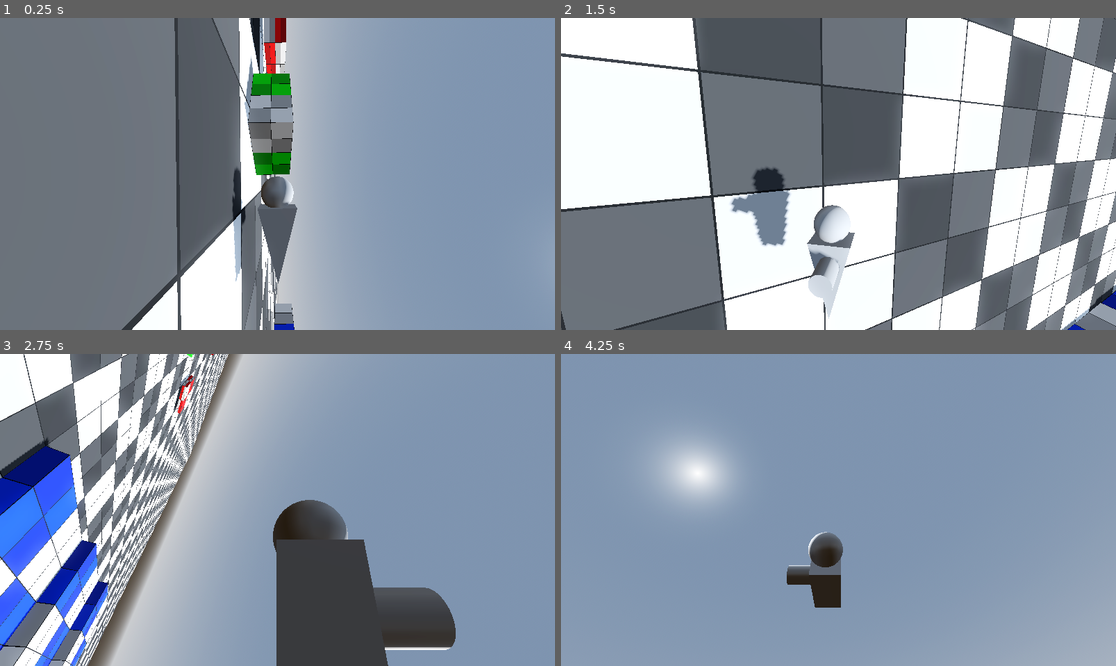
Above: before the commit, frames 1-4 (two rows, left to right).
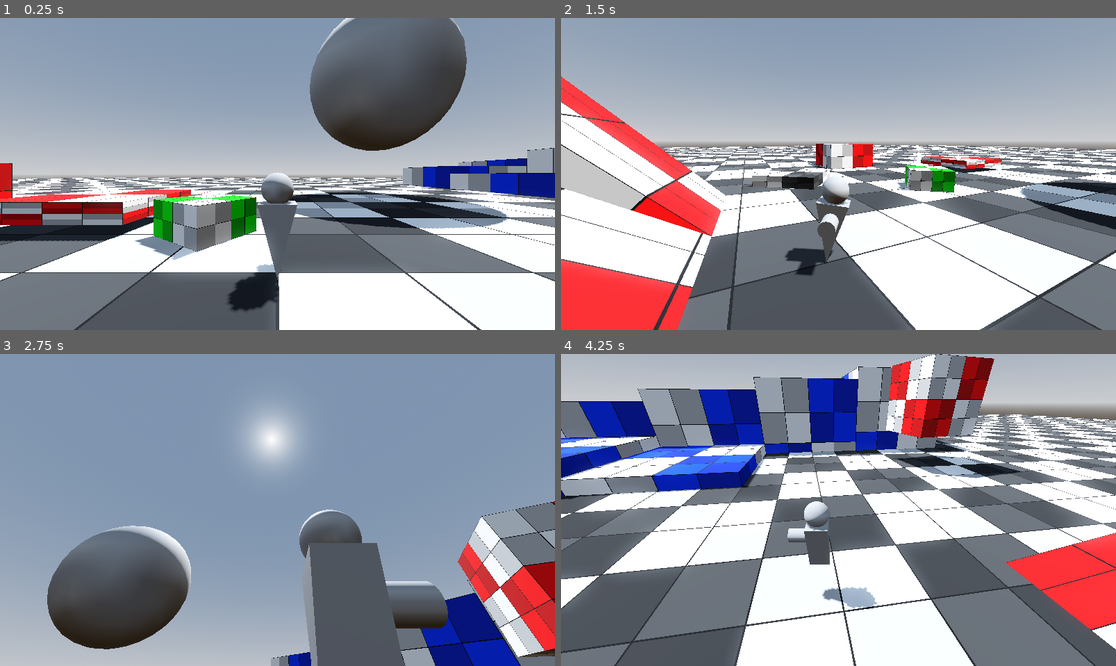
Above: after the commit, the same moments.

Repository: SyntronicZero/floatingblockgame
Game: Godot game, scene res://Levels/TESTING/test_level.tscn
The game is run twice, just before and just after one commit, with the same random seed, the same clock (stepped at 60 frames per second) and the same inputs.
Inputs (mouse positions are in pixels of both pictures, inside the frame that each line leads up to):
- Up to frame 1 (0.25 s): no input
- Up to frame 2 (1.5 s): tap Enter at 0.5 s; move the mouse to (960, 158) at 0.52 s; hold D (Right) 0.53-1.28 s; tap Space (Jump) at 0.6, 0.77, 1.07 s; click (960, 158) at 0.67 s; move the mouse to (727, 189) at 1.27 s; hold S (Backward) from 1.28 s (still down); tap T at 1.35 s
- Up to frame 3 (2.75 s): tap Space (Jump) at 1.52, 1.55, 1.82, 2.3 s; move the mouse to (333, 441) at 2.02 s; release S (Backward) at 2.03 s; hold D (Right) from 2.03 s (still down); tap Y at 2.1 s
- Up to frame 4 (4.25 s): move the mouse to (810, 572) at 2.77 s; release D (Right) at 2.78 s; hold W (Forward) 2.78-3.53 s; tap Z at 2.85 s; click (810, 572) at 2.92 s; tap Space (Jump) at 3.02, 3.05, 3.32, 3.77, 3.8, 4.07 s; move the mouse to (1005, 556) at 3.52 s; hold A (Left) from 3.53 s (still down); tap G at 3.6 s

The runs differ from the first frame. In frame 1, 85% of the frame differs, in the area x 0-100%, y 0-100%; in frame 2, 85%; in frame 3, 61%; in frame 4, 96%.

Commit message:
Smoothed out camera rotation. Hard time fixing slope bouncing

Diff:
--- /dev/null
+++ b/Global Scripts/gravity_functions.gd
@@ -0,0 +1,13 @@
+extends Node
+
+
+func get_local_velocity_abs(c_velocity: Vector3, c_basis: Basis) -> Vector3:
+	var current_velocity: Vector3 = Vector3((c_velocity * c_basis.x).length(), (c_velocity * c_basis.y).length(), (c_velocity * c_basis.z).length())
+	return current_velocity
+
+func get_local_velocity_direction(p_local, c_local) -> Vector3:
+	var current_velocity: Vector3
+	current_velocity.x = c_local.x * sign(c_local.x - p_local.x)
+	current_velocity.y = c_local.y * -sign(c_local.y - p_local.y)
+	current_velocity.z = c_local.z * sign(c_local.z - p_local.z)
+	return current_velocity
--- /dev/null
+++ b/Levels/TESTING/RotateObject.gd
@@ -0,0 +1,8 @@
+extends AnimatableBody3D
+
+@export var rotation_speed: float
+@export var rotation_direction: Vector3
+# Called when the node enters the scene tree for the first time.
+
+func _physics_process(delta: float) -> void:
+	quaternion = Quaternion(rotation_direction.normalized(), rotation_speed) * quaternion
--- a/Levels/TESTING/test_level.tscn
+++ b/Levels/TESTING/test_level.tscn
@@ -1,5 +1,6 @@
-[gd_scene load_steps=22 format=3 uid="uid://bjt2jifiiroa0"]
-
+[gd_scene load_steps=24 format=3 uid="uid://bjt2jifiiroa0"]
+
+[ext_resource type="Script" uid="uid://67rs2gmqsw5b" path="res://Levels/TESTING/RotateObject.gd" id="1_ibrtv"]
 [ext_resource type="Texture2D" uid="uid://cfcejan8w2hdt" path="res://textures/PLACEHOLDER/checker_red.png" id="1_jymn0"]
 [ext_resource type="Script" uid="uid://cr22g21adsylq" path="res://Levels/TESTING/TEST_PLAY_ANIMATION.gd" id="2_3vr6k"]
 [ext_resource type="Texture2D" uid="uid://d3fn26fc6t6n7" path="res://textures/PLACEHOLDER/checker_blue.png" id="2_qm4sc"]
@@ -20,6 +21,13 @@
 sky = SubResource("Sky_x25rp")
 tonemap_mode = 2
 glow_enabled = true
+
+[sub_resource type="BoxShape3D" id="BoxShape3D_3vr6k"]
+size = Vector3(5, 5, 5)
+
+[sub_resource type="StandardMaterial3D" id="StandardMaterial3D_x25rp"]
+albedo_texture = ExtResource("1_jymn0")
+texture_filter = 0
 
 [sub_resource type="StandardMaterial3D" id="StandardMaterial3D_qm4sc"]
 albedo_texture = ExtResource("1_jymn0")
@@ -71,10 +79,6 @@
 uv1_scale = Vector3(20, 20, 20)
 texture_filter = 0
 
-[sub_resource type="StandardMaterial3D" id="StandardMaterial3D_x25rp"]
-albedo_texture = ExtResource("1_jymn0")
-texture_filter = 0
-
 [sub_resource type="StandardMaterial3D" id="StandardMaterial3D_gmgay"]
 albedo_texture = ExtResource("4_ibrtv")
 texture_filter = 0
@@ -93,6 +97,25 @@
 shadow_enabled = true
 
 [node name="Environment" type="Node3D" parent="."]
+
+[node name="RotatingCube" type="Node3D" parent="Environment"]
+transform = Transform3D(1, 0, 0, 0, 1, 0, 0, 0, 1, 26.5639, 5.10296, 12.3255)
+
+[node name="AnimatableBody3D" type="AnimatableBody3D" parent="Environment/RotatingCube"]
+script = ExtResource("1_ibrtv")
+rotation_speed = 0.1
+rotation_direction = Vector3(0, 1, 0)
+
+[node name="CollisionShape3D" type="CollisionShape3D" parent="Environment/RotatingCube/AnimatableBody3D"]
+shape = SubResource("BoxShape3D_3vr6k")
+
+[node name="Node3D" type="Node3D" parent="Environment/RotatingCube/AnimatableBody3D"]
+
+[node name="CSGBox3D2" type="CSGBox3D" parent="Environment/RotatingCube/AnimatableBody3D/Node3D"]
+size = Vector3(5, 5, 5)
+material = SubResource("StandardMaterial3D_x25rp")
+script = ExtResource("3_ibrtv")
+follow_target = NodePath("..")
 
 [node name="MovingCube" type="Node3D" parent="Environment"]
 transform = Transform3D(1, 0, 0, 0, 1, 0, 0, 0, 1, -7.31057, 0.694475, -3.76875)
@@ -181,6 +204,30 @@
 use_collision = true
 material = SubResource("StandardMaterial3D_x25rp")
 
+[node name="CSGBox3D5" type="CSGBox3D" parent="Environment"]
+transform = Transform3D(4.79316, 0, 0, 0, 3.34726, 3.43078, 0, -3.43078, 3.34726, -2.47681, -0.331843, 11.2122)
+use_collision = true
+size = Vector3(1, 1, 2.45306)
+material = SubResource("StandardMaterial3D_x25rp")
+
+[node name="CSGBox3D6" type="CSGBox3D" parent="Environment"]
+transform = Transform3D(4.77223, 0, 0, 0, 4.04448, 2.53307, 0, -2.53307, 4.04448, 2.20745, -0.331843, 12.1562)
+use_collision = true
+size = Vector3(1, 1, 2.45306)
+material = SubResource("StandardMaterial3D_x25rp")
+
+[node name="CSGBox3D7" type="CSGBox3D" parent="Environment"]
+transform = Transform3D(4.79316, 0, 0, 0, 4.485, 1.69091, 0, -1.69091, 4.485, 6.34662, -0.331843, 14.1722)
+use_collision = true
+size = Vector3(1, 1, 2.45306)
+material = SubResource("StandardMaterial3D_x25rp")
+
+[node name="CSGBox3D8" type="CSGBox3D" parent="Environment"]
+transform = Transform3D(4.79316, 0, 0, 0, 4.70732, 0.903041, 0, -0.903041, 4.70732, 11.0646, -1.32584, 14.1722)
+use_collision = true
+size = Vector3(1, 1, 2.45306)
+material = SubResource("StandardMaterial3D_x25rp")
+
 [node name="CSGBox3D3" type="CSGBox3D" parent="Environment"]
 transform = Transform3D(1.85567, 0, -1.3025, 0, 2.26716, 0, 1.3025, 0, 1.85567, -2.28682, 0, -2.65512)
 use_collision = true
@@ -191,5 +238,12 @@
 use_collision = true
 material = SubResource("StandardMaterial3D_w7r7j")
 
+[node name="CSGSphere3D" type="CSGSphere3D" parent="Environment"]
+transform = Transform3D(1, 0, 0, 0, 1, 0, 0, 0, 1, 9.44412, 10.4818, -15.3953)
+use_collision = true
+radius = 6.3
+radial_segments = 36
+rings = 18
+
 [node name="Player" parent="." instance=ExtResource("5_t346a")]
 transform = Transform3D(1, 0, 0, 0, 1, 0, 0, 0, 1, 0, 0.754194, 0)
--- a/Player/3rd_person_cam.gd
+++ b/Player/3rd_person_cam.gd
@@ -1,18 +1,21 @@
 extends Node3D
 
 @onready var free_cam_node: Node3D = $"."
-@onready var camera_rotation_x_node: Node3D = $CameraRotationY/CameraRotationX
+@onready var camera_rotation_x_node: Node3D = $SmoothY/CameraRotationYCopy/CameraRotationX
 @onready var camera_rotation_y_node: Node3D = $CameraRotationY
-@onready var camera_location_z_node: Node3D = $CameraRotationY/CameraRotationX/CameraLocationZ
+@onready var camera_location_z_node: Node3D = $SmoothY/CameraRotationYCopy/CameraRotationX/CameraLocationZ
 @onready var camera_3d: Camera3D = $SmoothCamera/Camera3D
-@onready var cam_wall_detection: RayCast3D = $CameraRotationY/CameraRotationX/WallDetection
-@onready var look_detection_node: RayCast3D = $CameraRotationY/CameraRotationX/LookDetection
+@onready var cam_wall_detection: RayCast3D = $SmoothY/CameraRotationYCopy/CameraRotationX/WallDetection
+@onready var look_detection_node: RayCast3D = $SmoothY/CameraRotationYCopy/CameraRotationX/LookDetection
+@onready var smooth_y_node: Node3D = $SmoothY
+@onready var camera_rotation_y_copy_node: Node3D = $SmoothY/CameraRotationYCopy
 
 
 var cam_basis: Basis
 var cam_global_basis: Basis
 
 var input_dir: Vector2
+@export var smooth_rotation: bool
 @export var cam_lerp_node: Marker3D
 @export var MOUSE_SENSITIVITY: float = .003
 @export var CONTROLLER_SENSITIVITY: float = 0.05
@@ -34,6 +37,8 @@
 func _ready() -> void:
 	if cam_lerp_node != null:
 		self.top_level = true
+	if smooth_rotation == true:
+		smooth_y_node.top_level = true
 
 func _physics_process(delta: float) -> void:
 	if cam_lerp_node != null:
@@ -44,6 +49,8 @@
 	_camera_movement(camera_rotation, input_dir)
 	cam_basis = camera_rotation_y_node.basis
 	cam_global_basis = camera_rotation_y_node.global_basis
+	smooth_camera_rot(smooth_rotation)
+	camera_rotation_y_copy_node.basis = camera_rotation_y_node.basis
 
 func _input(event: InputEvent) -> void:
 	input_dir = Input.get_vector("Cont Look Left", "Cont Look Right", "Cont Look Up", "Cont Look Down")
@@ -69,3 +76,8 @@
 	else:
 		hit_length = zoom
 	camera_location_z_node.position.z = min(lerp(camera_location_z_node.position.z, zoom, .1), hit_length)
+
+func smooth_camera_rot(boolean: bool) -> void:
+	if smooth_rotation:
+		smooth_y_node.global_position = free_cam_node.global_position
+		smooth_y_node.global_basis = lerp(smooth_y_node.global_basis, free_cam_node.global_basis, .1)
--- a/Player/3rd_person_cam.tscn
+++ b/Player/3rd_person_cam.tscn
@@ -5,27 +5,32 @@
 
 [node name="3rdPersonCam" type="Node3D"]
 script = ExtResource("1_upup2")
+smooth_rotation = true
 
 [node name="CameraRotationY" type="Node3D" parent="."]
 
-[node name="CameraRotationX" type="Node3D" parent="CameraRotationY"]
+[node name="SmoothCamera" type="Node3D" parent="."]
+transform = Transform3D(1, 0, 0, 0, 1, 0, 0, 0, 1, 0, 0, 0.5)
+script = ExtResource("2_3w2ck")
+follow_target = NodePath("../SmoothY/CameraRotationYCopy/CameraRotationX/CameraLocationZ")
 
-[node name="CameraLocationZ" type="Marker3D" parent="CameraRotationY/CameraRotationX"]
+[node name="Camera3D" type="Camera3D" parent="SmoothCamera"]
+
+[node name="SmoothY" type="Node3D" parent="."]
+
+[node name="CameraRotationYCopy" type="Node3D" parent="SmoothY"]
+
+[node name="CameraRotationX" type="Node3D" parent="SmoothY/CameraRotationYCopy"]
+
+[node name="CameraLocationZ" type="Marker3D" parent="SmoothY/CameraRotationYCopy/CameraRotationX"]
 transform = Transform3D(1, 0, 0, 0, 1, 0, 0, 0, 1, 0, 0, 0.5)
 
-[node name="WallDetection" type="RayCast3D" parent="CameraRotationY/CameraRotationX"]
+[node name="WallDetection" type="RayCast3D" parent="SmoothY/CameraRotationYCopy/CameraRotationX"]
 exclude_parent = false
 target_position = Vector3(0, 0, 0)
 hit_back_faces = false
 
-[node name="LookDetection" type="RayCast3D" parent="CameraRotationY/CameraRotationX"]
+[node name="LookDetection" type="RayCast3D" parent="SmoothY/CameraRotationYCopy/CameraRotationX"]
 exclude_parent = false
 target_position = Vector3(0, 0, -20)
 hit_back_faces = false
-
-[node name="SmoothCamera" type="Node3D" parent="."]
-transform = Transform3D(1, 0, 0, 0, 1, 0, 0, 0, 1, 0, 0, 0.5)
-script = ExtResource("2_3w2ck")
-follow_target = NodePath("../CameraRotationY/CameraRotationX/CameraLocationZ")
-
-[node name="Camera3D" type="Camera3D" parent="SmoothCamera"]
--- a/Player/player.gd
+++ b/Player/player.gd
@@ -3,6 +3,9 @@
 #region Nodes
 @onready var mesh_rotation_y_node: Node3D = $MeshRotationY
 @onready var mesh_rotation_z_node: Node3D = $MeshRotationY/MeshRotationZ
+@onready var gravity_rotation_node: Node3D = $GravityRotation
+@onready var floor_col_check_node: RayCast3D = $GravityRotation/FloorColCheck
+
 #endregion
 
 @export var camera_node: Node3D
@@ -13,8 +16,8 @@
 var _theta: float
 const ACCELERATION = 5.0
 const DECCELERATION = 1.0
-const SPEED = 7.5
-const JUMP_VELOCITY = 4.5
+const SPEED = 10
+const JUMP_VELOCITY = 9
 
 var input_dir: Vector2
 var direction: Vector3
@@ -27,7 +30,6 @@
 var set_gravity_speed: float
 
 func _ready() -> void:
-	gravity_direction = Vector3(1, 0, 0)
 	if camera_node != null:
 		camera_basis = camera_node.cam_basis
 
@@ -41,15 +43,26 @@
 	# Add the gravity.
 	camera_basis = camera_node.cam_basis
 	camera_global_basis = camera_node.cam_global_basis
-	if not is_on_floor():
-		set_gravity_speed += -9.8 * delta
+	prev_smooth_abs = GravityFunctions.get_local_velocity_abs(smooth_move, camera_global_basis) #gets the current local absplute smooth from the smooth_move var
+	if is_on_floor() == false:
+		set_gravity_speed += -20 * delta
+		print("gravity")
+		floor_normal = Vector3(1, 1, 1)
 	else:
 		set_gravity_speed = 0
-	print(set_gravity_speed)
+
+
+	#if floor_col_check_node.is_colliding() and not Input.is_action_just_pressed("Jump"):
+		#set_gravity_speed = -9.8
+		#apply_floor_snap()
+
+	#print(set_gravity_speed)
 
 	# Handle jump.
 	if Input.is_action_just_pressed("Jump") and is_on_floor():
 		set_gravity_speed += JUMP_VELOCITY
+	elif Input.is_action_just_released("Jump") and set_gravity_speed > 0:
+		set_gravity_speed = set_gravity_speed / 2
 
 
 	# Get the input direction and handle the movement/deceleration.
@@ -58,7 +71,7 @@
 
 	direction = (camera_basis * Vector3(input_dir.x, 0, input_dir.y))
 	global_direction = (camera_global_basis * Vector3(input_dir.x, 0, input_dir.y))
-	if is_on_floor():
+	if is_on_floor() or floor_col_check_node.is_colliding():
 		_ground_movement(delta, 1)
 		_mesh_rotation(delta, 1)
 	else:
@@ -79,6 +92,9 @@
 
 var smooth_move: Vector3
 var platform_velocity: Vector3
+var current_smooth_velocity: Vector3
+var prev_smooth_abs: Vector3
+var floor_normal
 
 func _ground_movement(delta, friction):
 	var forward = camera_global_basis.z
@@ -87,16 +103,19 @@
 	var on_platform: bool = false
 	movement = forward * input_dir.y * SPEED
 	movement += right * input_dir.x * SPEED
-	#if get_platform_velocity():
-		#platform_velocity = get_platform_velocity()
-
+	if get_platform_velocity() and (is_on_floor() or floor_col_check_node.is_colliding()):
+		platform_velocity = get_platform_velocity()
 	smooth_move = lerp(smooth_move, movement, ACCELERATION * delta * friction)
-	platform_velocity = lerp(platform_velocity, get_platform_velocity() * 2, ACCELERATION * delta * friction)
+	print(str(GravityFunctions.get_local_velocity_abs(smooth_move, camera_global_basis)) + " local y")
+	current_smooth_velocity = GravityFunctions.get_local_velocity_direction(prev_smooth_abs, GravityFunctions.get_local_velocity_abs(smooth_move, camera_global_basis))
+	print(str((smooth_move * camera_global_basis.y).length()) + " smooth y")
+	if is_on_floor() or floor_col_check_node.is_colliding():
+		platform_velocity = lerp(platform_velocity, get_platform_velocity() * 2, ACCELERATION * delta * friction)
 
 	if get_platform_velocity():
-		velocity = smooth_move + (set_gravity_speed * camera_global_basis.y)
+		velocity = smooth_move + (set_gravity_speed * camera_global_basis.y) - (clamp(current_smooth_velocity.y, 0, 1) * camera_global_basis.y) #clamp cancels out smooth move y in the positive direction
 	else:
-		velocity = smooth_move + (set_gravity_speed * camera_global_basis.y) + platform_velocity
+		velocity = smooth_move + (set_gravity_speed * camera_global_basis.y) + platform_velocity - (clamp(current_smooth_velocity.y, 0, 1) * camera_global_basis.y)
 
 	#print(str(movement) + " movement")
 	##print(str(velocity) + " velocity")
@@ -117,9 +136,18 @@
 		#sprint("rotata")
 #clamp(_theta, -deg_to_rad(25), deg_to_rad(25))
 
+#func gravity_rotation(grav_direction) -> void:
+	#if gravity_direction:
+		#set_up_direction = Quaternion(global_basis.y, -grav_direction) * quaternion
+	#new_rotation = new_rotation.slerp(set_up_direction, .2)
+	#up_direction = -gravity_direction
+	#global_basis = new_rotation
+	#
 func gravity_rotation(grav_direction) -> void:
+	gravity_rotation_node.position = position
 	if gravity_direction:
-		set_up_direction = Quaternion(global_basis.y, -grav_direction) * quaternion
-	#new_rotation = new_rotation.slerp(set_up_direction, 1)
+		set_up_direction = Quaternion(gravity_rotation_node.global_basis.y, -grav_direction) * gravity_rotation_node.quaternion
+	new_rotation = new_rotation.slerp(set_up_direction, .1)
 	up_direction = -gravity_direction
-	global_basis = set_up_direction
+	gravity_rotation_node.global_basis = set_up_direction
+	global_basis = new_rotation
--- a/Player/player.tscn
+++ b/Player/player.tscn
@@ -15,21 +15,32 @@
 
 [node name="Player" type="CharacterBody3D" node_paths=PackedStringArray("camera_node")]
 collision_layer = 0
+floor_constant_speed = true
+floor_snap_length = 0.4
 platform_on_leave = 2
 script = ExtResource("1_4ntmi")
-camera_node = NodePath("3rdPersonCam")
+camera_node = NodePath("GravityRotation/3rdPersonCam")
 
 [node name="CollisionShape3D" type="CollisionShape3D" parent="."]
 shape = SubResource("CapsuleShape3D_hvfyp")
 
+[node name="GravityRotation" type="Node3D" parent="."]
+top_level = true
+
+[node name="CamLerpPos" type="Marker3D" parent="GravityRotation"]
+transform = Transform3D(1, 0, 0, 0, 1, 0, 0, 0, 1, 0, 0.935663, 0)
+
+[node name="3rdPersonCam" parent="GravityRotation" node_paths=PackedStringArray("cam_lerp_node") instance=ExtResource("1_l8h54")]
+transform = Transform3D(1, 0, 0, 0, 1, 0, 0, 0, 1, 0, 0.935663, 0)
+cam_lerp_node = NodePath("../CamLerpPos")
+zoom = 5.0
+
+[node name="FloorColCheck" type="RayCast3D" parent="GravityRotation"]
+target_position = Vector3(0, -1.2, 0)
+
 [node name="MeshRotationY" type="Node3D" parent="."]
 
 [node name="MeshRotationZ" type="Node3D" parent="MeshRotationY"]
-
-[node name="3rdPersonCam" parent="." node_paths=PackedStringArray("cam_lerp_node") instance=ExtResource("1_l8h54")]
-transform = Transform3D(1, 0, 0, 0, 1, 0, 0, 0, 1, 0, 0.935663, 0)
-cam_lerp_node = NodePath("../CamLerpPos")
-zoom = 5.0
 
 [node name="SmoothPlayer" type="Node3D" parent="."]
 script = ExtResource("3_btcbx")
@@ -48,6 +59,3 @@
 [node name="MeshInstance3D3" type="MeshInstance3D" parent="SmoothPlayer"]
 transform = Transform3D(0.362, 0, 0, 0, -1.58235e-08, 0.362, 0, -0.362, -1.58235e-08, 0, 0, -0.388559)
 mesh = SubResource("CylinderMesh_btcbx")
-
-[node name="CamLerpPos" type="Marker3D" parent="."]
-transform = Transform3D(1, 0, 0, 0, 1, 0, 0, 0, 1, 0, 0.935663, 0)
--- a/project.godot
+++ b/project.godot
@@ -15,6 +15,10 @@
 config/features=PackedStringArray("4.4", "Forward Plus")
 run/max_fps=60
 config/icon="res://icon.svg"
+
+[autoload]
+
+GravityFunctions="*res://Global Scripts/gravity_functions.gd"
 
 [display]
 
Not shown, added: Global Scripts/gravity_functions.gd.uid
Not shown, added: Levels/TESTING/RotateObject.gd.uid
